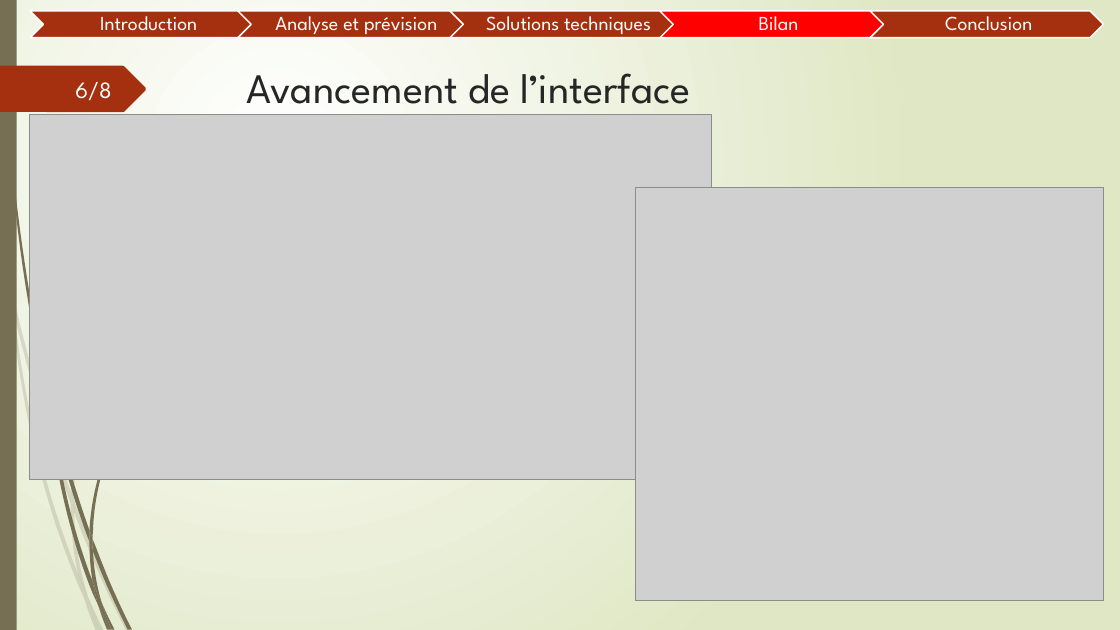
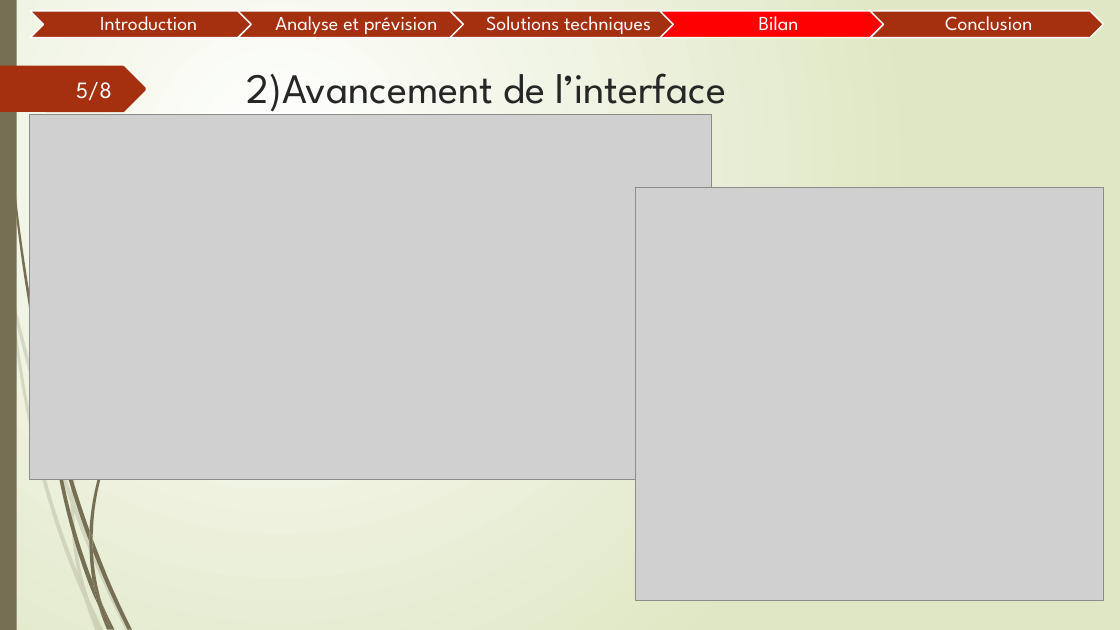
Before and after one commit to Guyoms/PTUT2016, a slide deck: slide 5 of IHearISay/I_HEAR_I_SAY_Bilan.pptx (slide 6 before the commit). Drawn at 1120x630 pixels with LibreOffice and Linux fonts; fonts in the diff are those of the drawing; grey boxes stand for pictures. Boxes give left, top, right and bottom in pixels: in the first picture for what was removed or moved away, otherwise in the second. Text is boxed around its words. In the diff, an @@ line names an element or a change of style, - is before the commit and + after.

```diff
--- a/IHearISay/I_HEAR_I_SAY_Bilan.pptx
+++ b/IHearISay/I_HEAR_I_SAY_Bilan.pptx
@@ page number at bbox=[76, 82, 112, 101]: text changed @@
-6/8
+5/8
@@ title at bbox=[247, 73, 726, 116]: text changed @@
-Avancement de l’interface
+2)Avancement de l’interface
```
Also in this commit, not shown: 4 other slides changed, 1 slide added, 3 other files.
